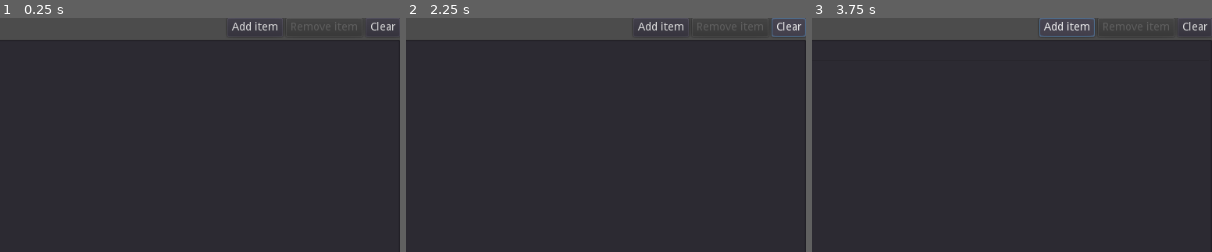
Above: before the commit, frames 1-3 (left to right).
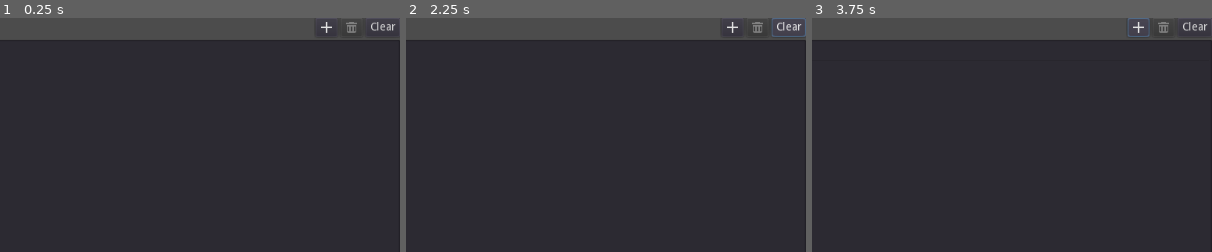
Above: after the commit, the same moments.

Repository: ChristopheClaustre/Appoticz
Game: Godot game, scene res://scenes/BlackOrWhiteListWidget.tscn
The game is run twice, just before and just after one commit, with the same random seed, the same clock (stepped at 60 frames per second) and the same inputs. This scene is started directly instead of the project's main scene.
Inputs (mouse positions are % of the whole screen's width and height, from its top left; square brackets give the same spot before the commit, where the layout moved):
- Up to frame 1 (0.25 s): no input
- Up to frame 2 (2.25 s): click (91, 2) [82, 2] at 0.5 s; click "blacklist" at 1.25 s; click "Clear" at 2 s
- Up to frame 3 (3.75 s): click "blacklist" at 2.75 s; click (91, 2) [82, 2] at 3.5 s
The pictures show only the part of the screen within x 50-100%, y 0-50%; the shares and areas given below are measured in that part.

The runs differ from the first frame. In frame 1, 0.4% of the frame differs, in the area x 58-90%, y 1-7%; in frame 2, 0.4%; in frame 3, 0.6%, in the area x 56-90%, y 0-9%.

Commit message:
[FCT] BlackOrWhiteListWidget : New + and trash icon to have a smaller UI

Diff:
--- a/scenes/BlackOrWhiteListWidget.tscn
+++ b/scenes/BlackOrWhiteListWidget.tscn
@@ -1,6 +1,8 @@
-[gd_scene load_steps=2 format=2]
+[gd_scene load_steps=4 format=2]
 
 [ext_resource path="res://scripts/BlackOrWhiteListWidget.gd" type="Script" id=1]
+[ext_resource path="res://sprites/Remove.svg" type="Texture" id=2]
+[ext_resource path="res://sprites/Add.svg" type="Texture" id=3]
 
 [node name="BlackOrWhiteListWidget" type="VBoxContainer"]
 anchor_right = 1.0
@@ -36,18 +38,18 @@
 
 [node name="AddButton" type="Button" parent="HBoxContainer/HBoxContainer"]
 unique_name_in_owner = true
-margin_left = 686.0
-margin_right = 757.0
+margin_left = 799.0
+margin_right = 827.0
 margin_bottom = 24.0
-text = "Add item"
+icon = ExtResource( 3 )
 
 [node name="RemoveButton" type="Button" parent="HBoxContainer/HBoxContainer"]
 unique_name_in_owner = true
-margin_left = 761.0
+margin_left = 831.0
 margin_right = 859.0
 margin_bottom = 24.0
 disabled = true
-text = "Remove item"
+icon = ExtResource( 2 )
 
 [node name="ClearButton" type="Button" parent="HBoxContainer/HBoxContainer"]
 margin_left = 863.0
--- /dev/null
+++ b/sprites/Add.svg
@@ -0,0 +1 @@
+<svg height="16" viewBox="0 0 16 16" width="16" xmlns="http://www.w3.org/2000/svg"><path d="m7 1v6h-6v2h6v6h2v-6h6v-2h-6v-6z" fill="#e0e0e0"/></svg>
--- /dev/null
+++ b/sprites/Remove.svg
@@ -0,0 +1 @@
+<svg height="16" viewBox="0 0 16 16" width="16" xmlns="http://www.w3.org/2000/svg"><path d="m5 1v1h-4v2h14v-2h-4v-1zm-3 4v8a2 2 0 0 0 2 2h8a2 2 0 0 0 2-2v-8zm1 2h2v6h-2zm4 0h2v6h-2zm4 0h2v6h-2z" fill="#e0e0e0" fill-opacity=".99608"/></svg>
Not shown, added: sprites/Add.svg.import
Not shown, added: sprites/Remove.svg.import
